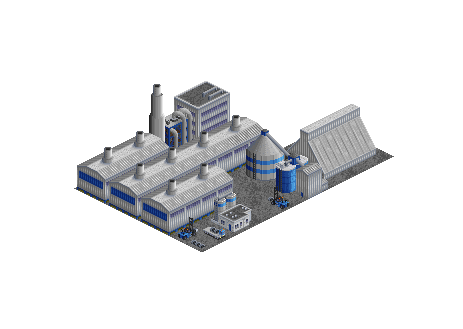
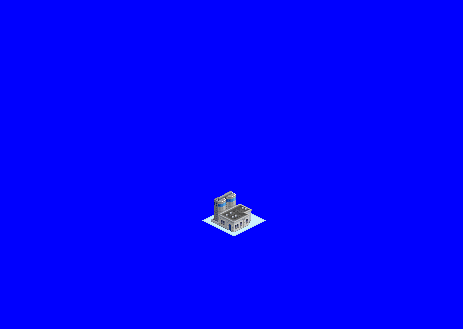
Layered file, before and after one edit (463x329). Changes by layer:
hid group "greeble tile1" (4 layers) over [170, 217, 234, 252]
added layer "snow" (1st of 3, in "small building") in group "small building" over [202, 213, 266, 236]
hid group "mill building copy 6" (2 layers) over [138, 179, 202, 236]
hid group "mill building copy 7" (2 layers) over [170, 163, 234, 220]
hid "tile asphalt copy 8" (3rd of 4) over [202, 173, 266, 204]
hid group "greeble tile2" (3 layers) over [234, 186, 298, 220]
hid group "mill building copy 3" (2 layers) over [106, 163, 170, 220]
hid group "mill building copy 4" (2 layers) over [74, 147, 138, 204]
hid group "mill building copy 2" (2 layers) over [138, 147, 202, 204]
hid group "bauxite facility" (7 layers) over [234, 129, 330, 204]
hid group "Stockpile building" (6 layers) over [266, 104, 394, 188]
renamed "stockpile building shaded copy" to "snow", blend normal → dissolve, moved it above "stockpile building shaded", painted on it over [266, 104, 394, 188]
hid group "mill building copy 5" (2 layers) over [106, 131, 170, 188]
hid group "mill building copy" (2 layers) over [170, 131, 234, 188]
hid group "mill building" (2 layers) over [202, 115, 266, 172]
hid group "chimney / tower" (2 layers) over [138, 84, 202, 172]
hid group "large building" (1st of 2) (3 layers) over [170, 81, 234, 156]
showed "Layer 1 copy 5", painted on it over [0, 0, 463, 329]
